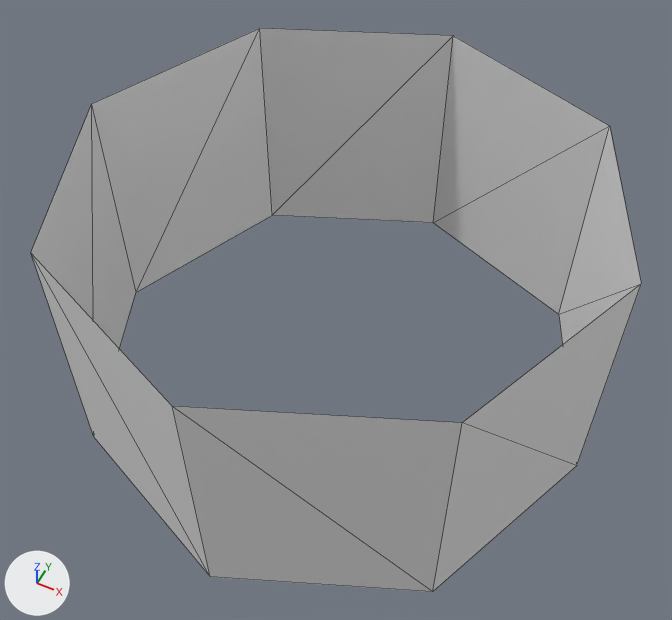
An edit to the glTF model Content/Models/props/nut.glb, drawn before and after from the same camera.
Before and after are seen from a 50 mm lens placed at (1.04, -2.11, 2.51), pointed at (0.01, -0.06, -0.05). Arrows for +X, +Y and +Z are at lower left; the lights stay in place. The older version comes first. Mesh edges are drawn as thin lines. Vertices at exactly the same position are counted once.
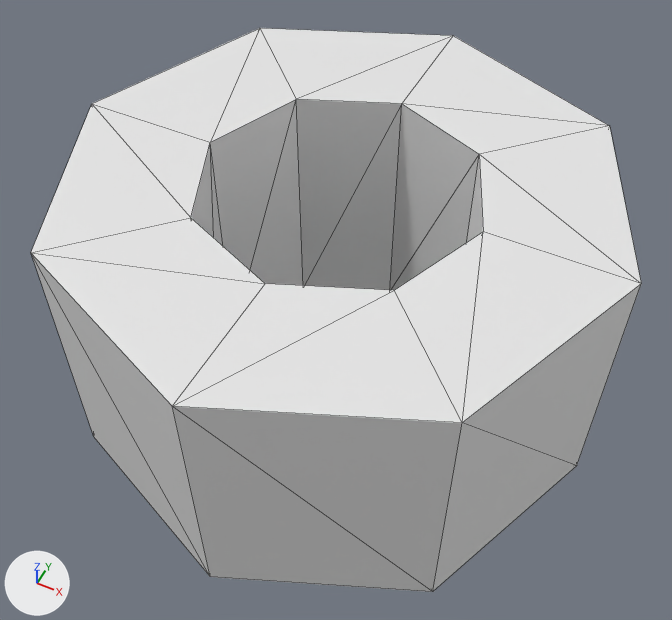
The newer file is also rescaled (x0.05) as a whole; pictures and numbers use the older file's frame.

Boxes [x1, y1, x2, y2] around the edits, measured in the pictures (672 x 620 px):
part 1 of me_cylinder_001, added
    after: [31, 28, 641, 423]

The edits, one by one:
me_cylinder_001 is used by ob_cylinder; location (0.0, 0.0, 0.0).
me_cylinder_001 had 16 vertices, 16 faces and spanned x -1.0..1.0, y -1.0..1.0, z -0.5..0.5.
me_cylinder_001 now has 32 vertices, 64 faces and spans x -1.0..1.0, y -1.0..1.0, z -0.5..0.5.
Part 1, on me_cylinder_001:
8 vertices are added at x -0.5..0.5, y -0.5..0.5, z -0.5.
8 new vertices lie (0.0, 0.0, 1.0) away from vertices in x -0.5..0.5, y -0.5..0.5, z -0.5.
48 new faces join them.
